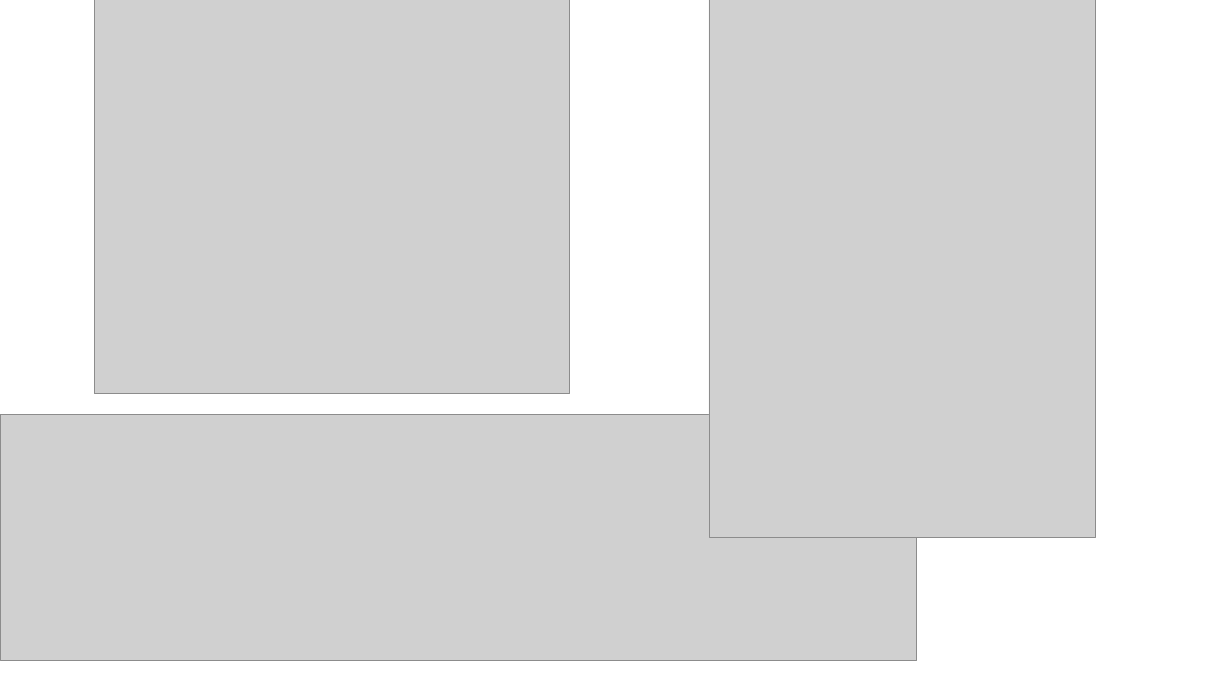
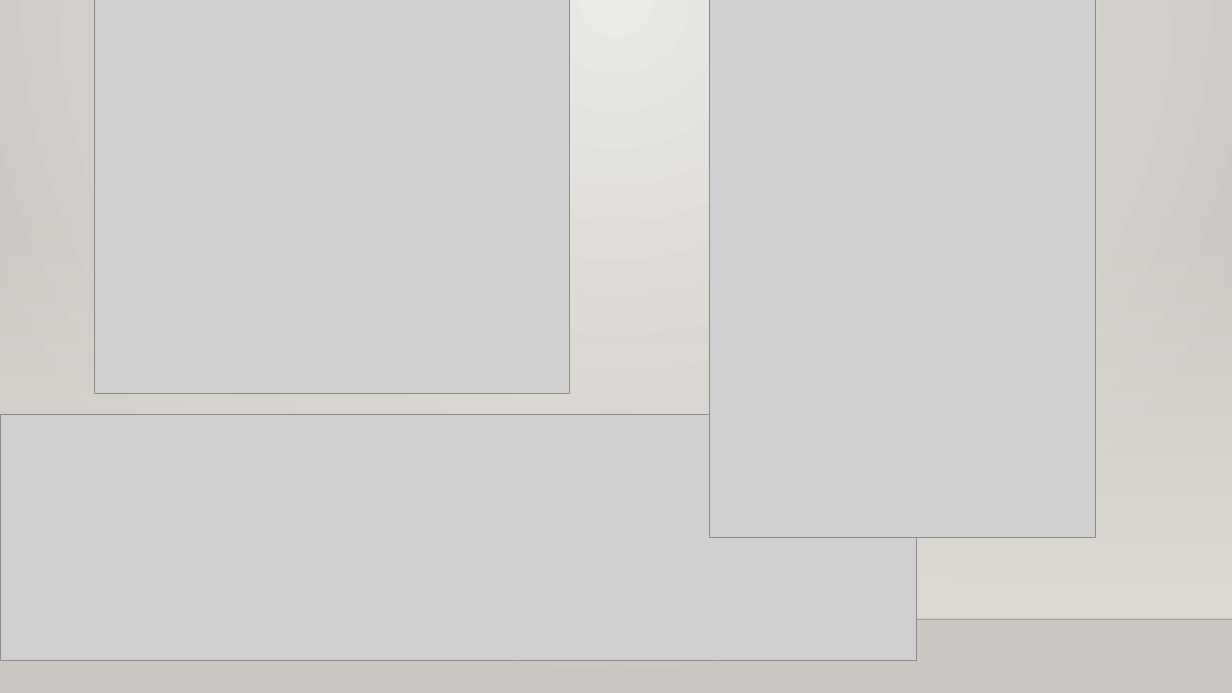
Before and after one commit to Luluemzi/Zaloghaz, a slide deck: slide 10 of Pawnshop_and_Jewelry_Store.pptx (slide 8 before the commit). Drawn at 1232x693 pixels with LibreOffice and Linux fonts; fonts in the diff are those of the drawing; grey boxes stand for pictures; background and template pictures are left out. Boxes give left, top, right and bottom in pixels: in the first picture for what was removed or moved away, otherwise in the second. Text is boxed around its words. In the diff, an @@ line names an element or a change of style, - is before the commit and + after.

```diff
--- a/Pawnshop_and_Jewelry_Store.pptx
+++ b/Pawnshop_and_Jewelry_Store.pptx
@@ background #FFFFFF to gradient #ECEAE7 to #CAC7C1 @@
@@ rectangle added at [0,204,1232,619], fill gradient #DFDBD5 @@
@@ line added from (0, 619) to (1232, 619), #000001 1 pt @@
```
Also in this commit, not shown: 10 other slides changed, 6 slides added, 2 slides removed, 1 other file.
